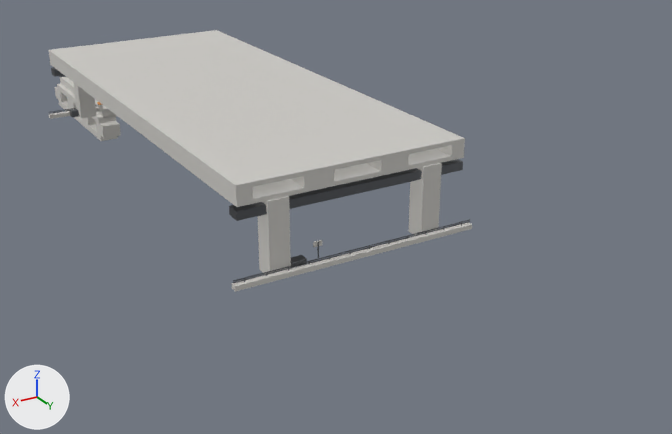
An edit to the FBX model Assets/_Project/04.Art/02.Models/Megastructure/SM_Mega_Spur.fbx, drawn before and after from the same camera.
Camera for both pictures: a 50 mm lens placed at (68.6, 154.7, 96.3), pointed at (-15.9, 13.9, 25.9). Every picture has the same lights, and +X, +Y and +Z are marked at lower left. The first picture is the older version. Where no turn or scale is listed for an object, it has been applied to the vertices. Vertices at exactly the same position are counted once.

Names of what the first picture shows: 'SM_Mega_Spur'.
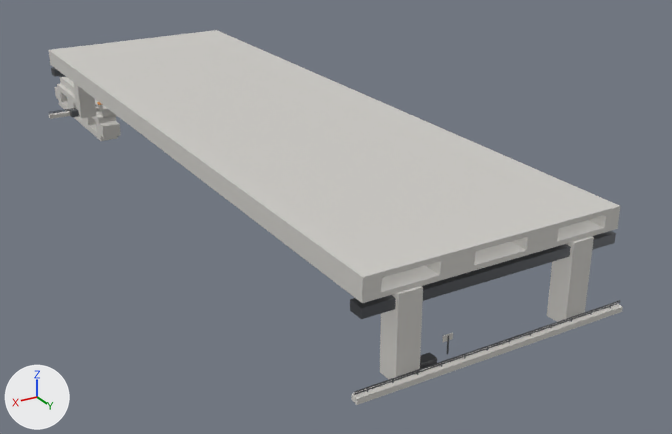
The newer file is also turned or shifted as a whole; pictures and numbers use the older file's frame.

Pixel boxes [x1, y1, x2, y2] of what changed, in the pictures (672 x 434 px; the box of a moved part takes in the faces that stretch with it):
'SM_Mega_Spur', reshaped (36% wider, 43% taller)
    before: [49, 30, 472, 292]
    after: [49, 30, 623, 405]
part 1 of me_sm_mega_spur, moved or reshaped
    before: [232, 222, 472, 292]
    after: [352, 303, 623, 405]
part 2 of me_sm_mega_spur, moved or reshaped
    before: [233, 221, 470, 283]
    after: [354, 302, 620, 395]
part 3 of me_sm_mega_spur, moved or reshaped
    before: [233, 219, 470, 282]
    after: [354, 300, 620, 393]
part 4 of me_sm_mega_spur, moved or reshaped
    before: [409, 163, 442, 235]
    after: [547, 236, 594, 322]
part 5 of me_sm_mega_spur, moved or reshaped
    before: [258, 196, 291, 274]
    after: [380, 286, 423, 379]
part 6 of me_sm_mega_spur, moved or reshaped
    before: [229, 159, 463, 221]
    after: [350, 231, 616, 319]
part 7 of me_sm_mega_spur, moved or reshaped
    before: [317, 242, 319, 258]
    after: [447, 335, 449, 354]
part 8 of me_sm_mega_spur, moved or reshaped
    before: [313, 240, 322, 247]
    after: [443, 333, 453, 342]
part 9 of me_sm_mega_spur, moved or reshaped
    before: [291, 255, 307, 267]
    after: [420, 352, 437, 369]
part 10 of me_sm_mega_spur, moved or reshaped
    before: [231, 136, 465, 207]
    after: [231, 136, 620, 303]

What the commit changed:
me_sm_mega_spur is used by ob_sm_mega_spur; location (0.0, 0.0, 0.0).
me_sm_mega_spur had 542 vertices, 414 faces and spanned x -21.0..21.0, y -84.5..48.0, z 27.8..50.4.
me_sm_mega_spur now has 542 vertices, 414 faces and spans x -21.0..21.0, y -84.5..80.0, z 27.8..50.4.
me_sm_mega_spur part 1: the loose piece of 8 vertices spanning x -21.0..21.0, y 46.8..48.0, z 35.2..36.0 is moved by (0.0, 32.0, 0.0).
me_sm_mega_spur part 2: the loose piece of 8 vertices spanning x -21.0..21.0, y 47.3..47.5, z 36.2..36.4 is moved by (0.0, 32.0, 0.0).
me_sm_mega_spur part 3: the loose piece of 8 vertices spanning x -21.0..21.0, y 47.3..47.5, z 36.5..36.6 is moved by (0.0, 32.0, 0.0).
me_sm_mega_spur part 4: the loose piece of 8 vertices spanning x -15.0..-11.6, y 43.6..47.0, z 35.2..47.2 is moved by (0.0, 32.0, 0.0).
me_sm_mega_spur part 5: the loose piece of 8 vertices spanning x 11.6..15.0, y 43.6..47.0, z 35.2..47.2 is moved by (0.0, 32.0, 0.0).
me_sm_mega_spur part 6: the loose piece of 8 vertices spanning x -19.6..19.6, y 44.1..46.5, z 45.1..46.5 is moved by (0.0, 32.0, 0.0).
me_sm_mega_spur part 7: the loose piece of 8 vertices spanning x 5.5..5.7, y 44.4..44.6, z 35.2..37.8 is moved by (0.0, 32.0, 0.0).
me_sm_mega_spur part 8: the loose piece of 8 vertices spanning x 4.9..6.4, y 44.4..44.5, z 37.0..37.9 is moved by (0.0, 32.0, 0.0).
me_sm_mega_spur part 9: the loose piece of 8 vertices spanning x 8.7..11.0, y 44.9..46.4, z 35.2..36.6 is moved by (0.0, 32.0, 0.0).
me_sm_mega_spur part 10: all 20 vertices in x -19.6..19.6, y 46.6, z 47.2..50.4 are moved by (0.0, 32.0, 0.0).
Other edits to the shape of me_sm_mega_spur do not show in these pictures.
